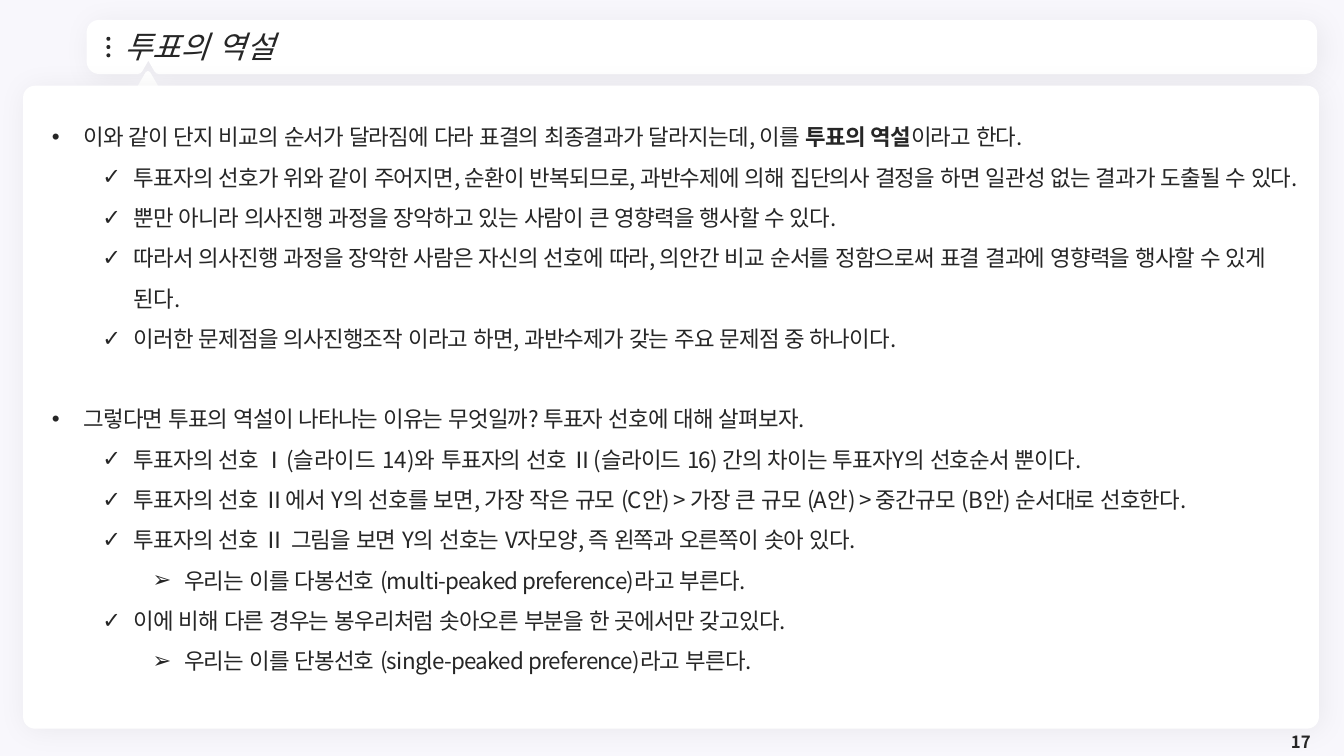
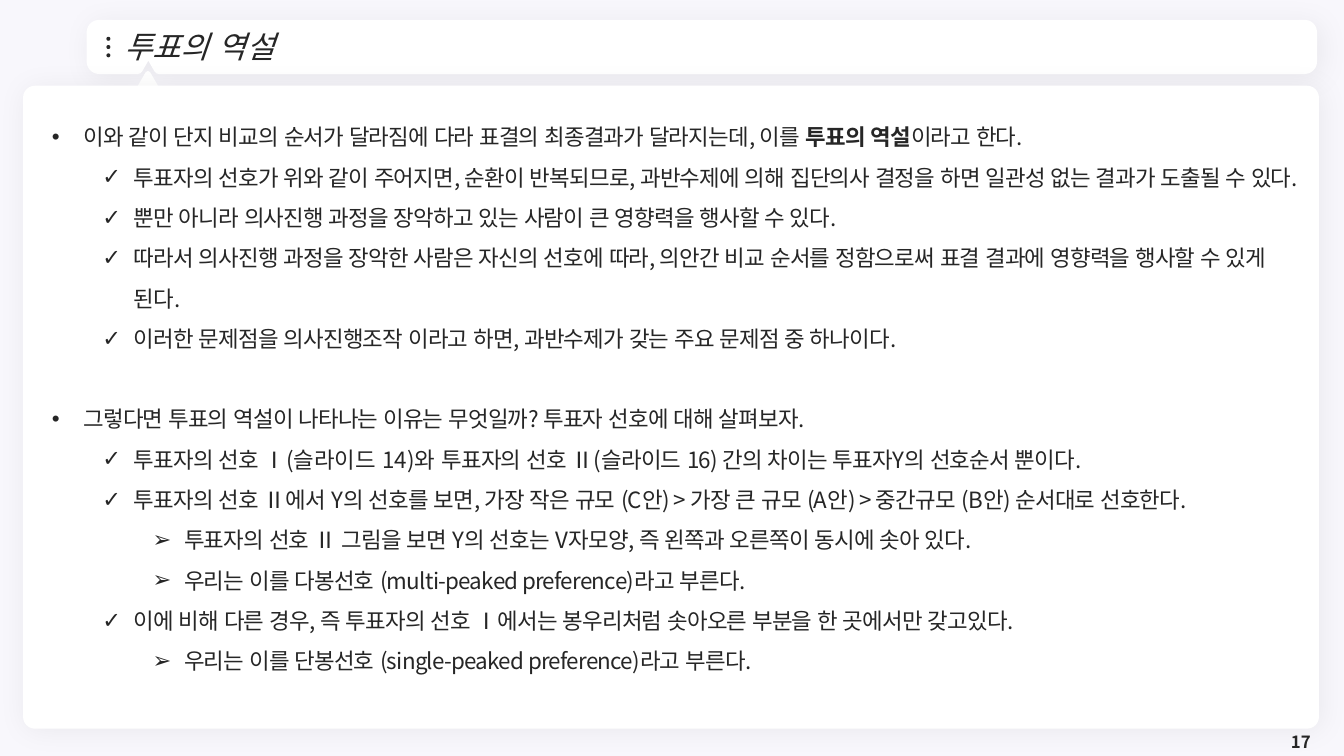
Before and after one commit to meandthey/Teaching, a slide deck: slide 17 of 재정학/01_Lectures/재정학_Chapter_5.pptx. Drawn at 1344x756 pixels with LibreOffice and Linux fonts; fonts in the diff are those of the drawing; background and template pictures are left out. Boxes give left, top, right and bottom in pixels: in the first picture for what was removed or moved away, otherwise in the second. Text is boxed around its words. In the diff, an @@ line names an element or a change of style, - is before the commit and + after.

```diff
--- a/재정학/01_Lectures/재정학_Chapter_5.pptx
+++ b/재정학/01_Lectures/재정학_Chapter_5.pptx
@@ text at <box>184,529,972,552</box>: text changed @@
-  ✓ 투표자의 선호 Ⅱ 그림을 보면 Y의 선호는 V자모양, 즉 왼쪽과 오른쪽이 솟아 있다.
+    ➢ 투표자의 선호 Ⅱ 그림을 보면 Y의 선호는 V자모양, 즉 왼쪽과 오른쪽이 동시에 솟아 있다.
@@ text at <box>134,610,1014,633</box>: text changed @@
-  ✓ 이에 비해 다른 경우는 봉우리처럼 솟아오른 부분을 한 곳에서만 갖고있다.
+  ✓ 이에 비해 다른 경우, 즉 투표자의 선호 Ⅰ에서는 봉우리처럼 솟아오른 부분을 한 곳에서만 갖고있다.
```
Also in this commit, not shown: 4 other slides changed, 2 other files.
